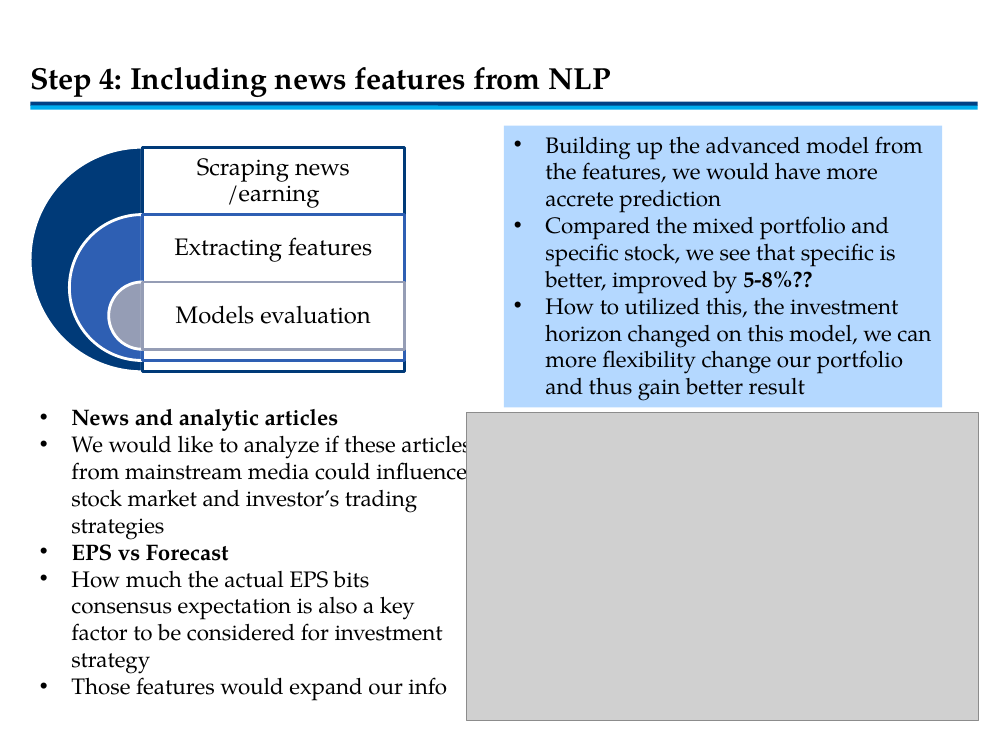
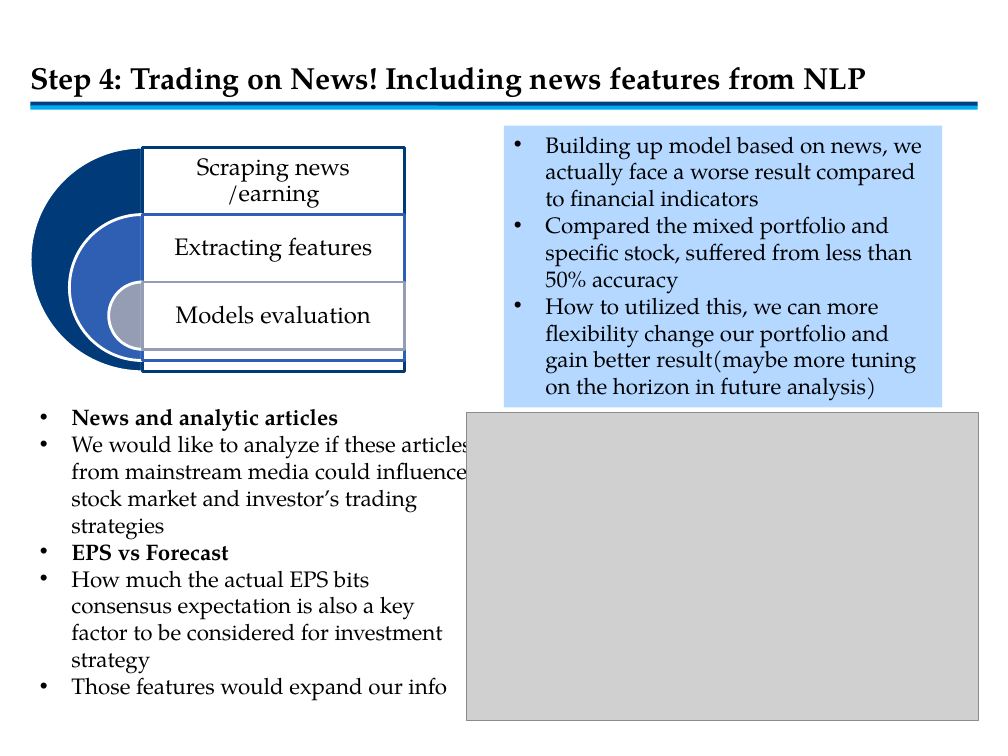
Before and after one commit to JasonLi-TMT/Earnings-Release-Premium, a slide deck: slide 10 of output/time series & NLP.pptx. Drawn at 1008x756 pixels with LibreOffice and Linux fonts; fonts in the diff are those of the drawing; grey boxes stand for pictures. Boxes give left, top, right and bottom in pixels: in the first picture for what was removed or moved away, otherwise in the second. Text is boxed around its words. In the diff, an @@ line names an element or a change of style, - is before the commit and + after.

```diff
--- a/output/time series & NLP.pptx
+++ b/output/time series & NLP.pptx
@@ title at bbox=[30, 67, 866, 97]: text changed @@
-Step 4: Including news features from NLP
+Step 4: Trading on News! Including news features from NLP
@@ text in rectangle at bbox=[545, 136, 921, 401]: text changed @@
-• Building up the advanced model from the features, we would have more accrete prediction
-• Compared the mixed portfolio and specific stock, we see that specific is better, improved by 5-8%??
-• How to utilized this, the investment horizon changed on this model, we can more flexibility change our portfolio and thus gain better result
+• Building up model based on news, we actually face a worse result compared to financial indicators
+• Compared the mixed portfolio and specific stock, suffered from less than 50% accuracy
+• How to utilized this, we can more flexibility change our portfolio and gain better result(maybe more tuning on the horizon in future analysis)
```
Also in this commit, not shown: 2 other slides changed, 1 slide added, 1 slide removed, 1 other file.
